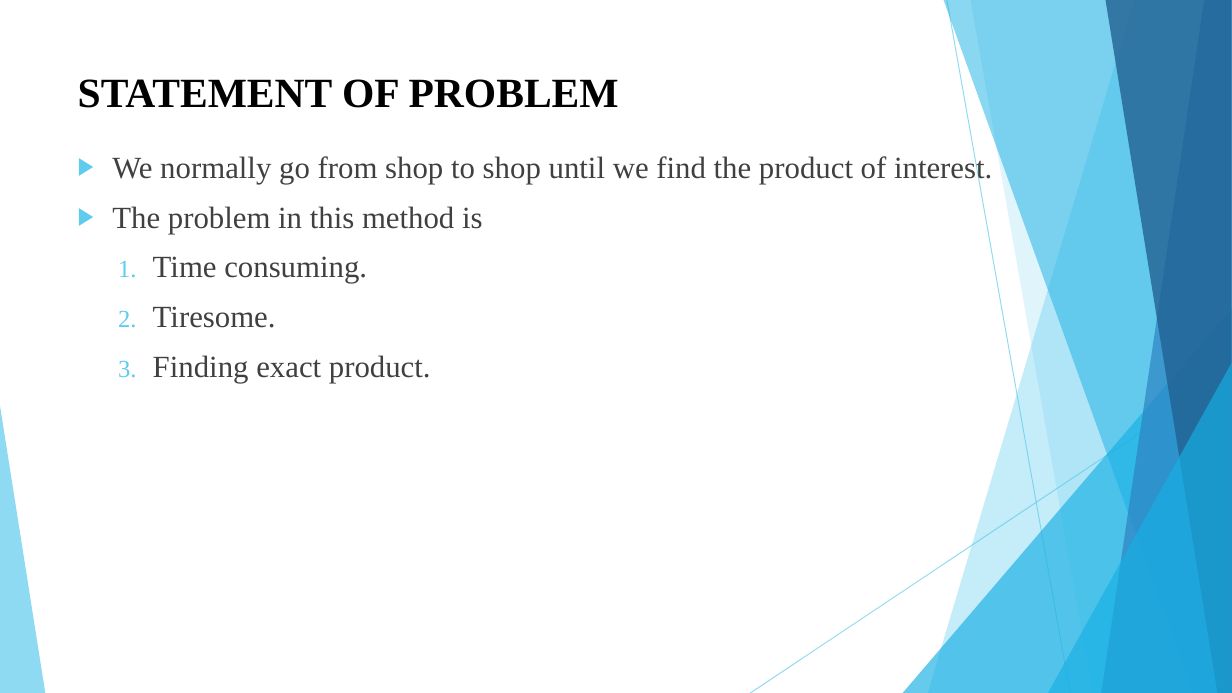
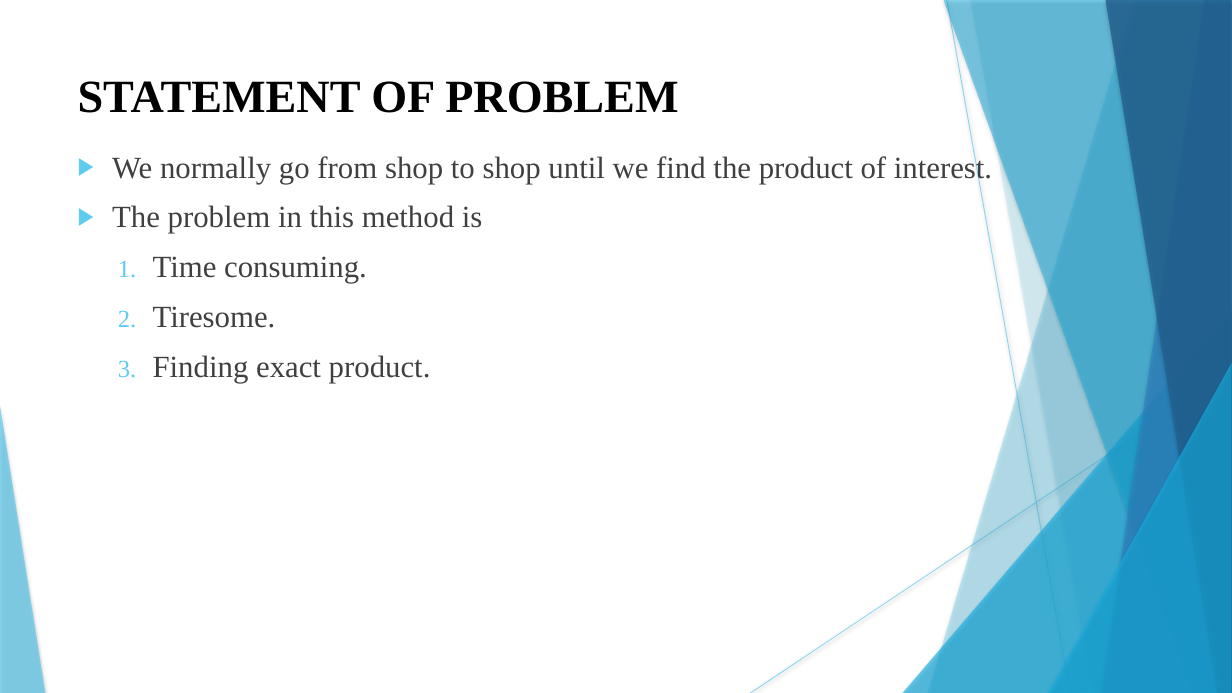
Before and after one commit to KojuOrg/E-Mart-Document, a slide deck: slide 4 of Proposal/Presentation/ProposalSlide.pptx. Drawn at 1232x693 pixels with LibreOffice and Linux fonts; fonts in the diff are those of the drawing. Boxes give left, top, right and bottom in pixels: in the first picture for what was removed or moved away, otherwise in the second. Text is boxed around its words. In the diff, an @@ line names an element or a change of style, - is before the commit and + after.

```diff
--- a/Proposal/Presentation/ProposalSlide.pptx
+++ b/Proposal/Presentation/ProposalSlide.pptx
@@ line (947, 0) - (1070, 693): stroke #5FCBEF 0.75 pt to #5FCBEF 0.74 pt @@
@@ freeform shape at bbox=[970, 0, 1232, 693]: shadow on; outline redrawn @@
@@ text "STATEMENT OF PROBLEM" at bbox=[78, 81, 678, 113]: size 32.4 to 36 pt @@
@@ text "We normally go from shop ..." at bbox=[112, 154, 992, 383]: indent changed @@
@@ line (1232, 372) - (750, 693): stroke #5FCBEF 0.75 pt to #5FCBEF 0.74 pt @@
@@ shadow on in 7 elements at bbox=[928, 0, 1232, 693], bbox=[903, 308, 1232, 693], bbox=[944, 0, 1232, 693], bbox=[1102, 0, 1232, 693], bbox=[1105, 0, 1232, 693], bbox=[1048, 363, 1232, 693], bbox=[0, 406, 45, 693] @@
```
Also in this commit, not shown: 13 other slides changed.
